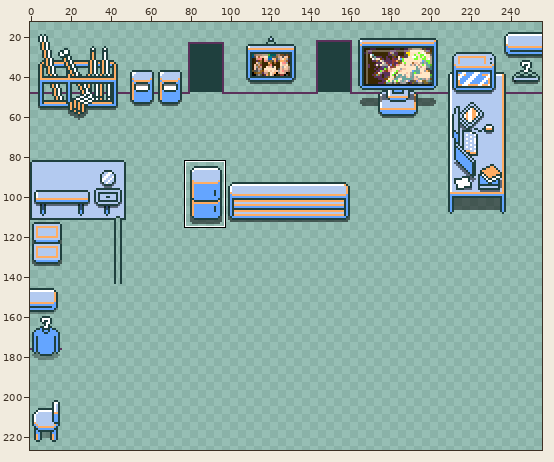
Two states of a sprite sheet, img/tilesets/lobycolor.png. Above: a wide view before the commit, with the close-up outlined.
Close-up. As it was:
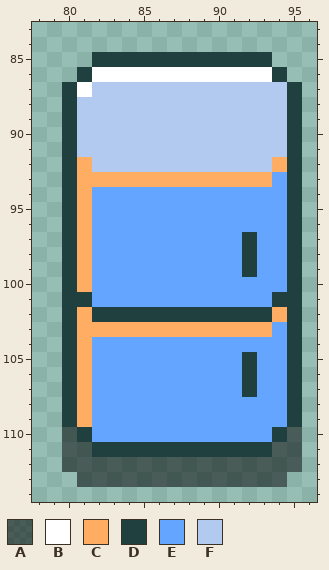
The file is 512x512 pixels, drawn in blocks of 2x2; one block is one cell here. Colours within 5 levels of each other are drawn and written as one. Shown: x 78..96, y 83..114. The wide view leaves out empty margins. The commit also changed other parts of the picture, which this record leaves out.
Palette (. is transparent): A #00000083  B #ffffff  C #ffad63  D #1f403e  E #64a5ff  F #b3caf0
Pixels before, first column x 80:
 85 ..DDDDDDDDDDDD..
 86 .DBBBBBBBBBBBBD.
 87 DBFFFFFFFFFFFFFD
 88 DFFFFFFFFFFFFFFD
 89 DFFFFFFFFFFFFFFD
 90 DFFFFFFFFFFFFFFD
 91 DFFFFFFFFFFFFFFD
 92 DCFFFFFFFFFFFFCD
 93 DCCCCCCCCCCCCCED
 94 DCEEEEEEEEEEEEED
 95 DCEEEEEEEEEEEEED
 96 DCEEEEEEEEEEEEED
 97 DCEEEEEEEEEEDEED
 98 DCEEEEEEEEEEDEED
 99 DCEEEEEEEEEEDEED
100 DCEEEEEEEEEEEEED
101 DDEEEEEEEEEEEEDD
102 DCDDDDDDDDDDDDCD
103 DCCCCCCCCCCCCCED
104 DCEEEEEEEEEEEEED
105 DCEEEEEEEEEEDEED
106 DCEEEEEEEEEEDEED
107 DCEEEEEEEEEEDEED
108 DCEEEEEEEEEEEEED
109 DCEEEEEEEEEEEEED
110 ADEEEEEEEEEEEEDA
111 AADDDDDDDDDDDDAA
112 AAAAAAAAAAAAAAAA
113 .AAAAAAAAAAAAAA.
The same view after the edit:
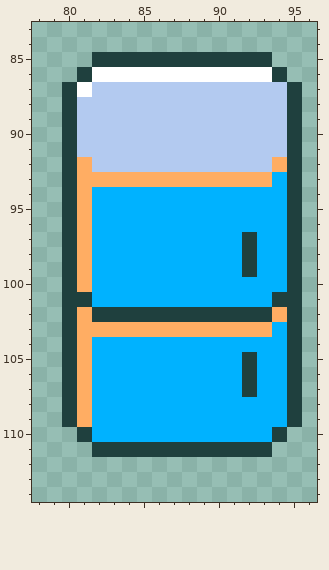
What changed:
Colour E changes from #64a5ff to #00b2ff.
The edit erases colour A in row 110 at x 80 and 95; in row 111 at x 80 to 81 and 94 to 95; in row 112 at x 80 to 95; in row 113 at x 81 to 94.
